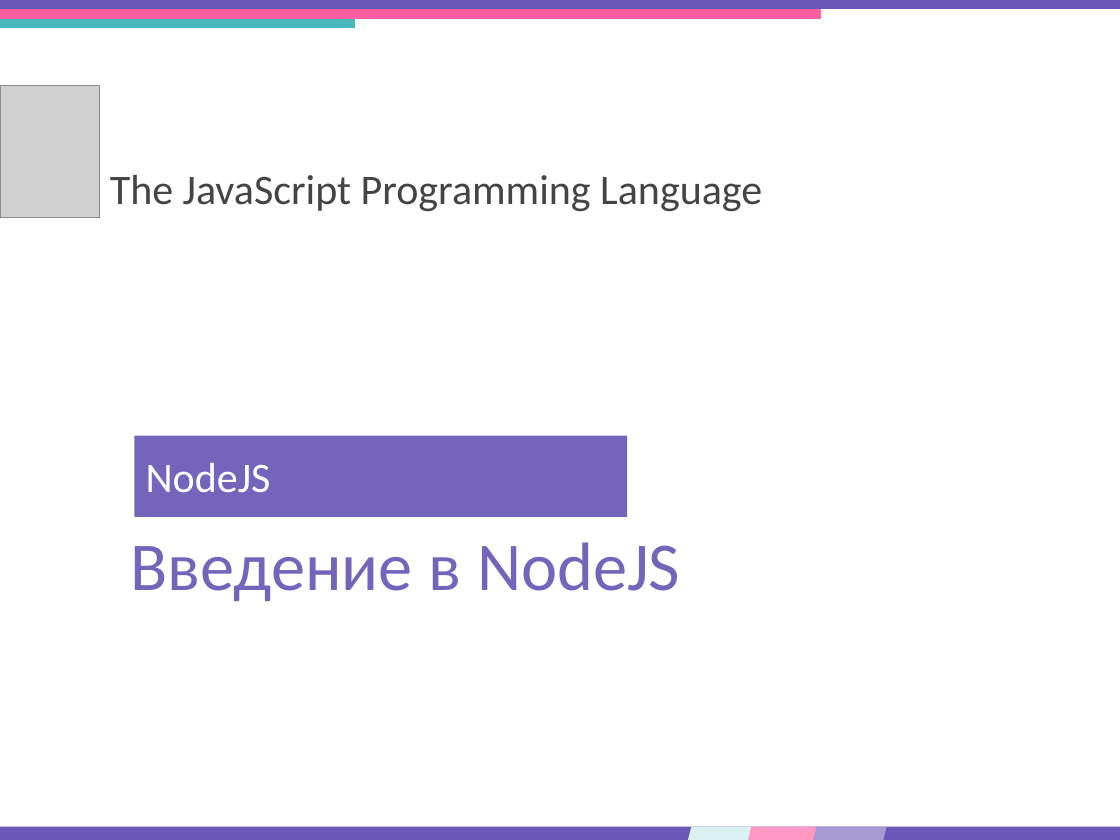
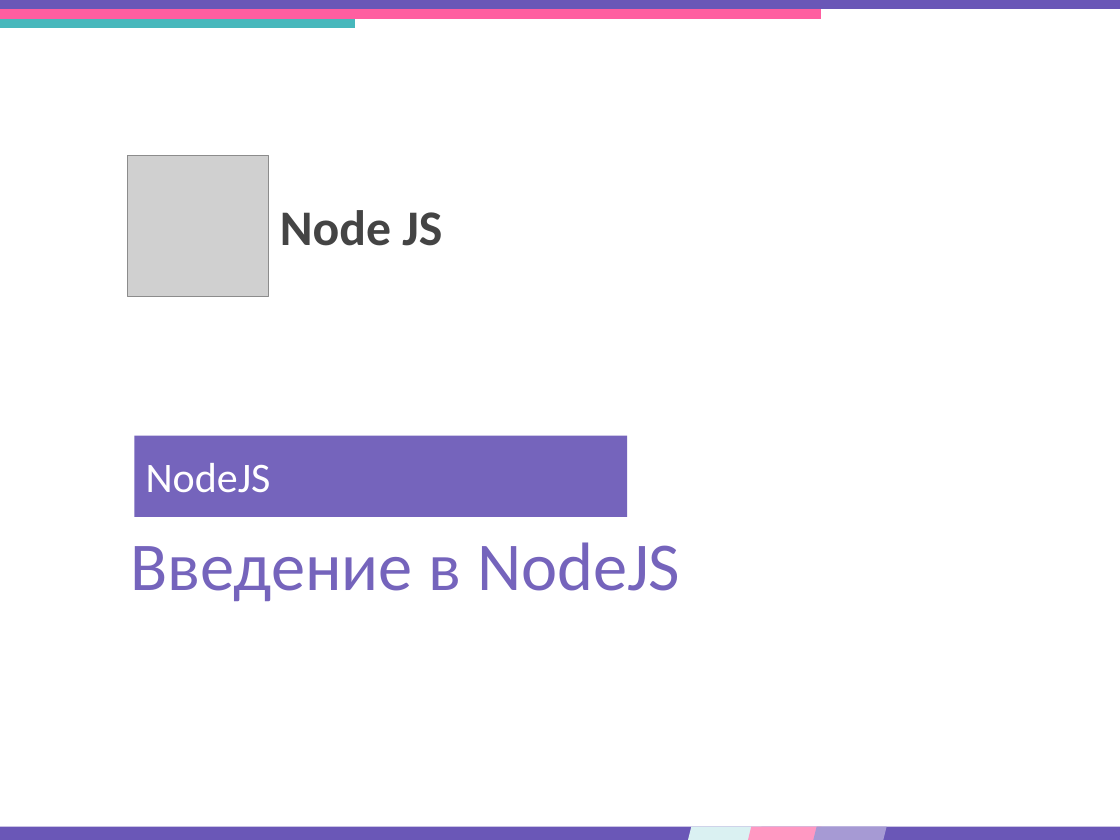
Before and after one commit to DinamickaDevelopment/Ignite-1, a slide deck: slide 1 of 004_Node/lesson_27/Presentation/NodeJS_intro.pptx. Drawn at 1120x840 pixels with LibreOffice and Linux fonts; fonts in the diff are those of the drawing; grey boxes stand for pictures. Boxes give left, top, right and bottom in pixels: in the first picture for what was removed or moved away, otherwise in the second. Text is boxed around its words. In the diff, an @@ line names an element or a change of style, - is before the commit and + after.

```diff
--- a/004_Node/lesson_27/Presentation/NodeJS_intro.pptx
+++ b/004_Node/lesson_27/Presentation/NodeJS_intro.pptx
@@ picture removed at (x1=0, y1=85, x2=100, y2=217) @@
@@ picture added at (x1=128, y1=156, x2=269, y2=297) @@
@@ text at (x1=280, y1=210, x2=442, y2=246): text changed; size 27 to 32 pt; bold on @@
-The JavaScript Programming Language
+Node JS
```
Also in this commit, not shown: 7 other files.
